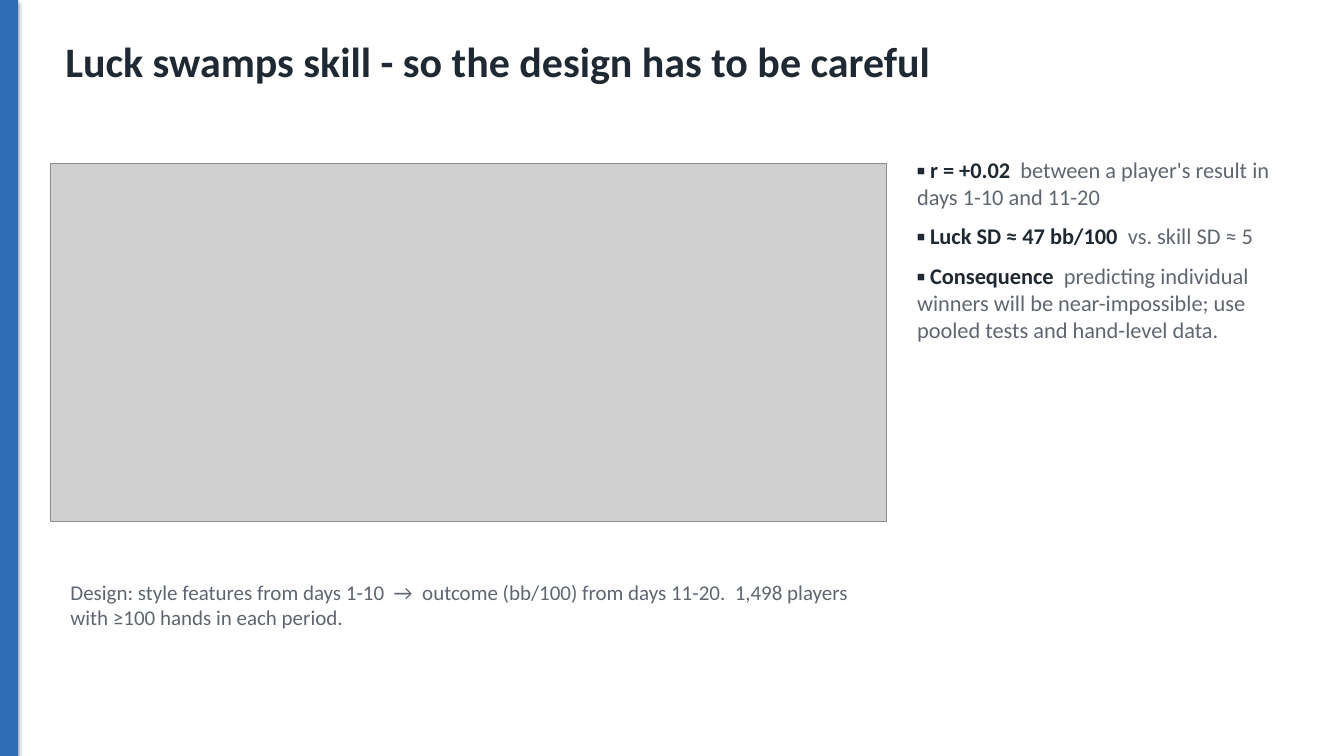
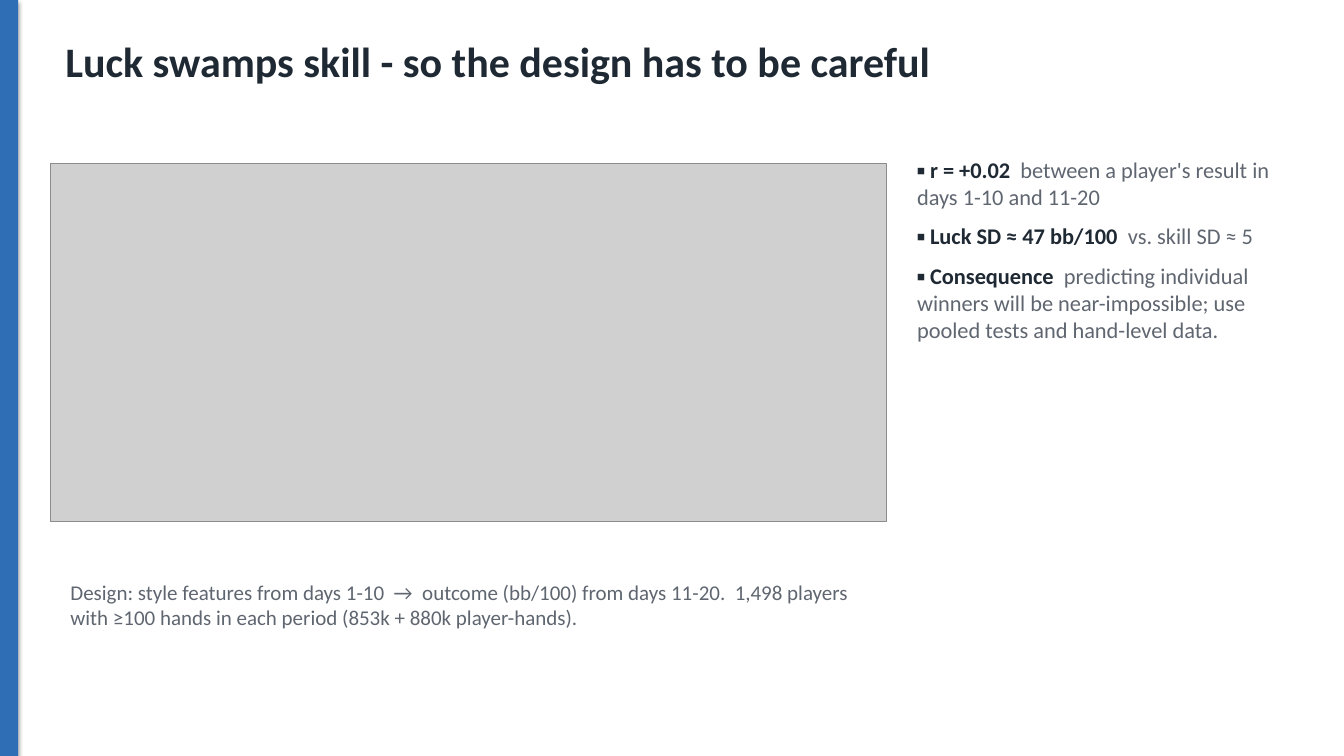
Before and after one commit to noahpi965/cs513-final-project-texas-poker, a slide deck: slide 4 of Texas_Holdem_Final_Presentation.pptx. Drawn at 1344x756 pixels with LibreOffice and Linux fonts; fonts in the diff are those of the drawing; grey boxes stand for pictures. Boxes give left, top, right and bottom in pixels: in the first picture for what was removed or moved away, otherwise in the second. Text is boxed around its words. In the diff, an @@ line names an element or a change of style, - is before the commit and + after.

```diff
--- a/Texas_Holdem_Final_Presentation.pptx
+++ b/Texas_Holdem_Final_Presentation.pptx
@@ text at <box>70,585,847,629</box>: text changed @@
-Design: style features from days 1-10 → outcome (bb/100) from days 11-20. 1,498 players with ≥100 hands in each period.
+Design: style features from days 1-10 → outcome (bb/100) from days 11-20. 1,498 players with ≥100 hands in each period (853k + 880k player-hands).
```
Also in this commit, not shown: 4 other slides changed, 1 slide added, 2 other files.
